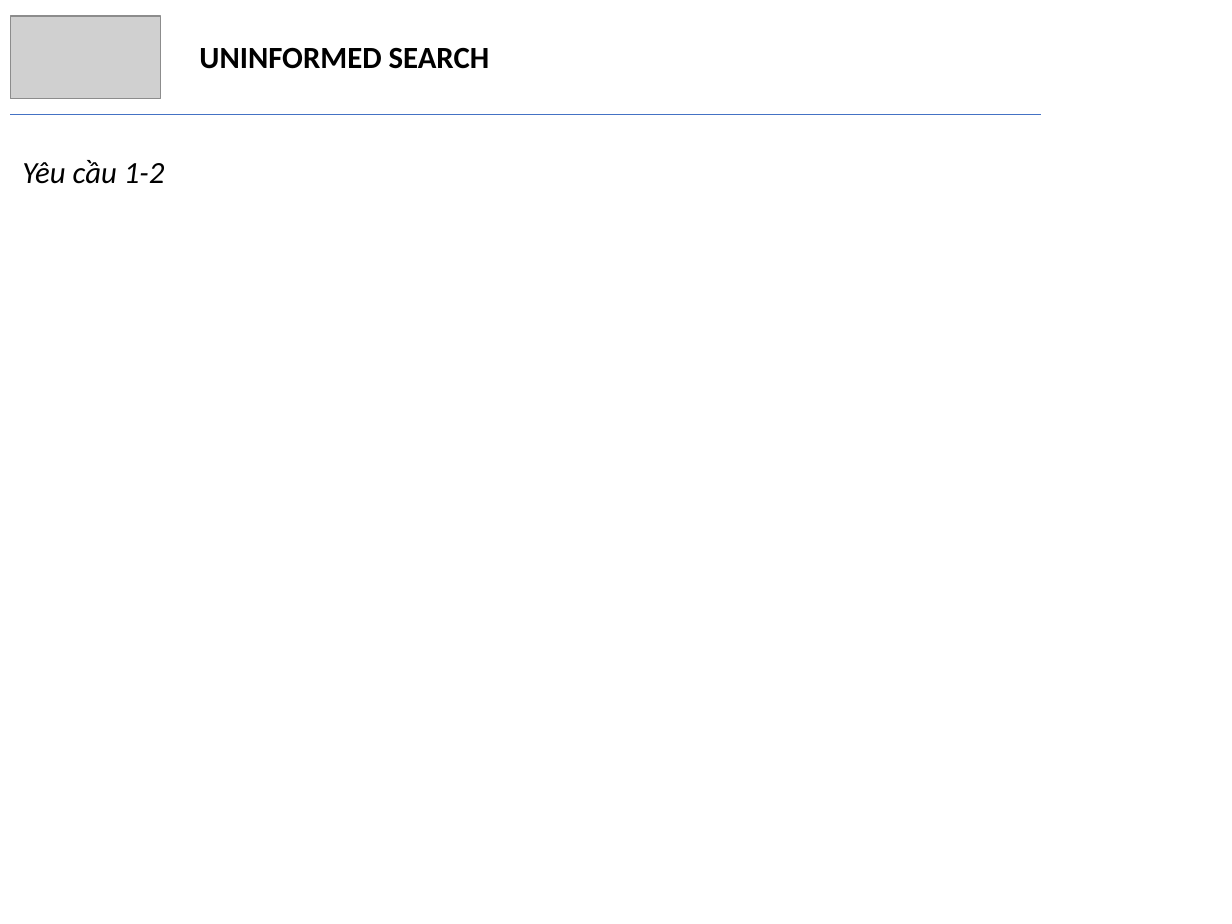
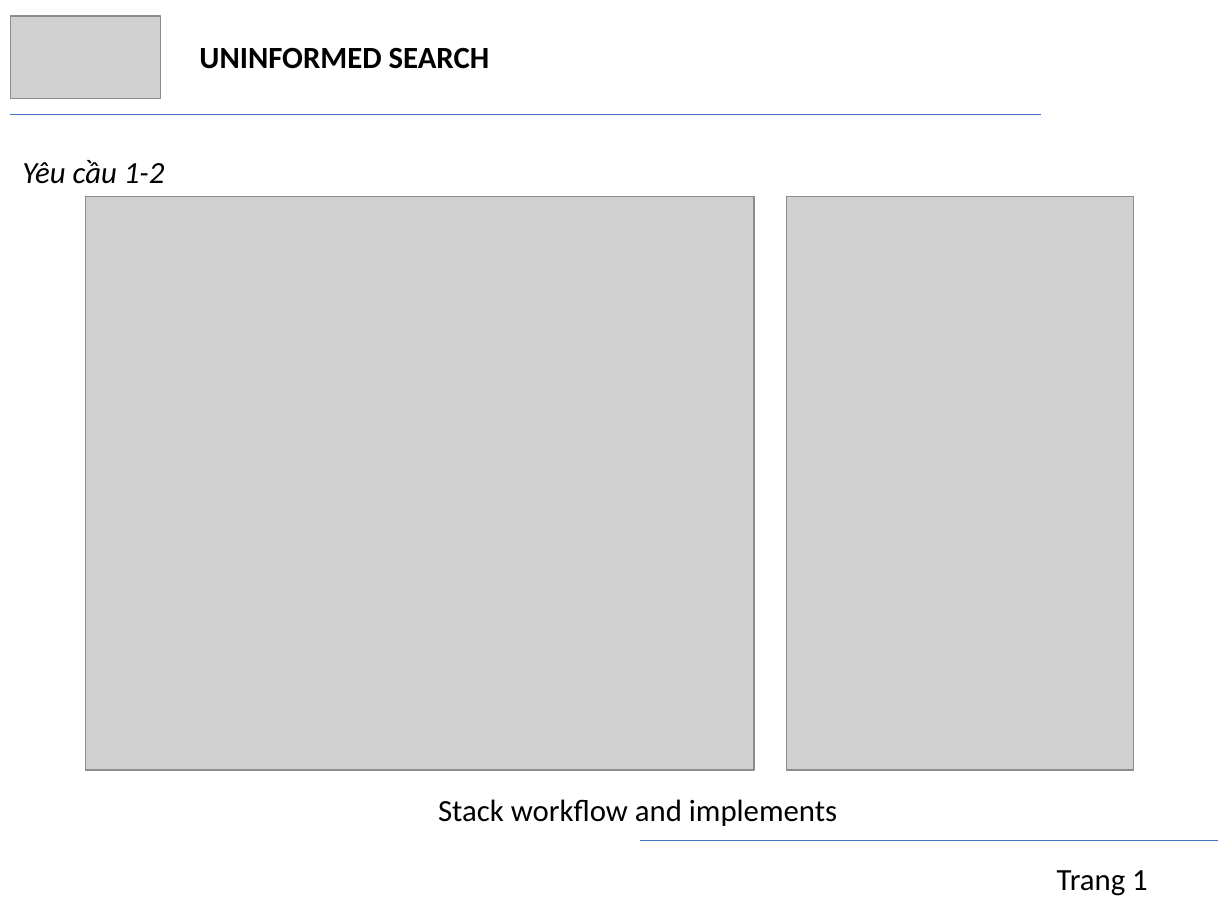
Before and after one commit to trngbro/AI, a slide deck: slide 6 of present/presentation.pptx (slide 5 before the commit). Drawn at 1232x924 pixels with LibreOffice and Linux fonts; fonts in the diff are those of the drawing; grey boxes stand for pictures. Boxes give left, top, right and bottom in pixels: in the first picture for what was removed or moved away, otherwise in the second. Text is boxed around its words. In the diff, an @@ line names an element or a change of style, - is before the commit and + after.

```diff
--- a/present/presentation.pptx
+++ b/present/presentation.pptx
@@ picture added at [85,196,754,769] @@
@@ picture added at [786,197,1133,770] @@
@@ text added at [438,799,837,826], 18 pt, text #000000 @@
+Stack workflow and implements
@@ line added from (641, 840) to (1218, 840), #4472C4 0.5 pt @@
@@ text added at [1057,870,1148,896], 18 pt, text #000000 @@
+Trang 1
```
Also in this commit, not shown: 20 other slides changed, 4 slides added, 4 other files.
